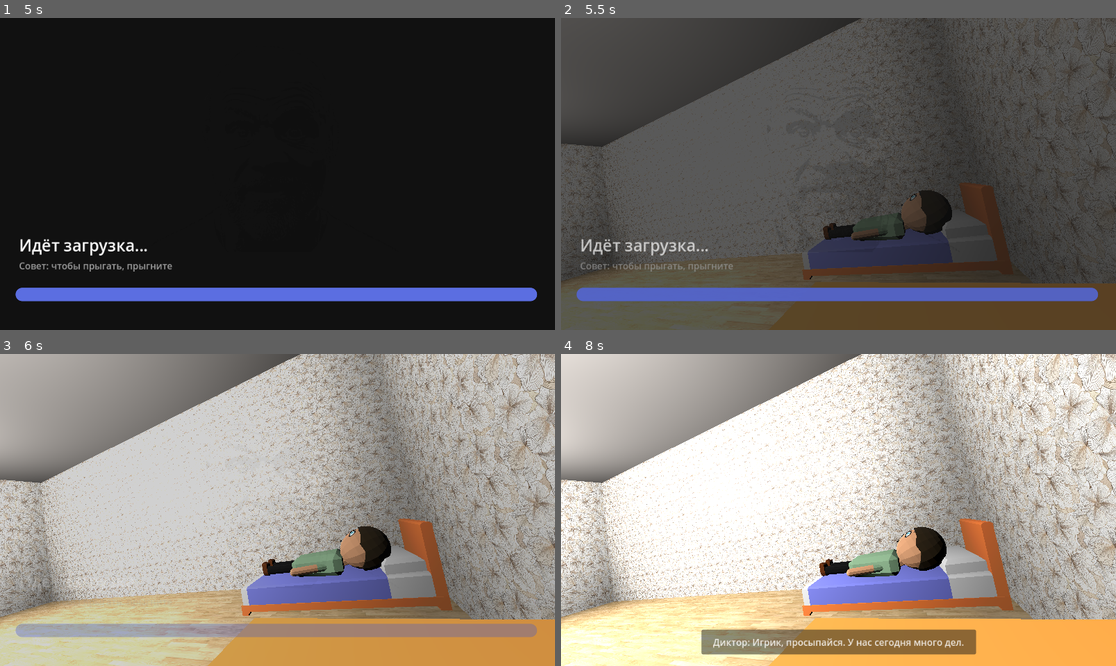
Above: before the commit, frames 1-4 (two rows, left to right).
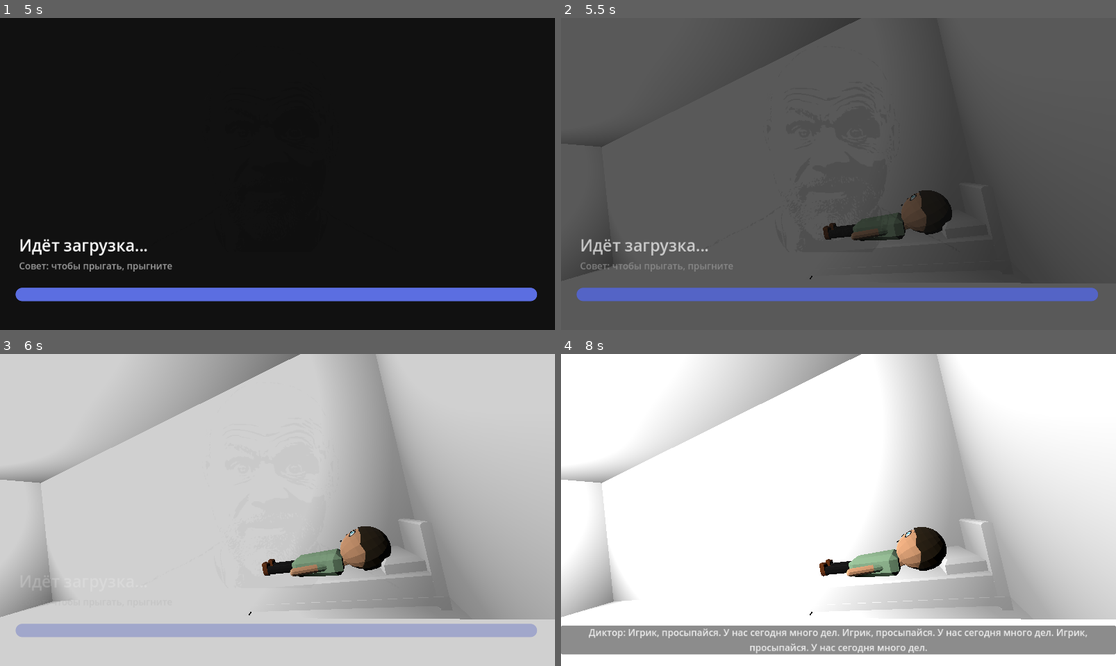
Above: after the commit, the same moments.

Repository: Roma-jpg/TheYParable
Game: Godot game, scene res://Scenes/start_room.tscn
Same seed, same stepped clock (60 frames per second), same inputs: the game is played once before the commit and once after it. This scene is started directly instead of the project's main scene. Sound files missing from this copy of the repository are replaced by a short silence.
Inputs (mouse positions are in pixels of both pictures, inside the frame that each line leads up to):
- Up to frame 1 (5 s): move the mouse to (399, 158) at 0.52 s; hold D (move_right) 0.53-1.28 s; tap E (interact) at 0.6, 1.35, 2.3, 2.85, 3.6, 4.55 s; tap Space (jump) at 0.77, 1.52, 3.02, 3.77, 4.25, 4.52 s; move the mouse to (166, 189) at 1.27 s; hold W (move_backward) 1.28-2.03 s; tap Enter at 2 s; move the mouse to (333, 105) at 2.02 s; hold D (move_right) 2.03-2.78 s; hold Shift (sprint) 2.03-2.78 s; move the mouse to (249, 236) at 2.77 s; hold S (move_forward) 2.78-3.53 s; move the mouse to (444, 220) at 3.52 s; hold A (move_left) from 3.53 s (still down); move the mouse to (111, 127) at 4.27 s; tap Shift (sprint) at 4.35 s
- Up to frame 2 (5.5 s): tap Enter at 5 s; move the mouse to (866, 174) at 5.02 s; release A (move_left) at 5.03 s; hold W (move_backward) from 5.03 s (still down); tap E (interact) at 5.1 s
- Up to frame 3 (6 s): move the mouse to (194, 432) at 5.77 s; release W (move_backward) at 5.78 s; hold D (move_right) from 5.78 s (still down); tap E (interact) at 5.85 s
- Up to frame 4 (8 s): tap Space (jump) at 6.02, 6.5, 6.77, 7.52 s; move the mouse to (960, 494) at 6.52 s; release D (move_right) at 6.53 s; hold S (move_forward) 6.53-7.28 s; hold Shift (sprint) 6.53-7.28 s; tap E (interact) at 6.8, 7.35 s; tap Enter at 7.25 s; move the mouse to (727, 525) at 7.27 s; hold D (move_right) from 7.28 s (still down)

Frame 1 is identical in both runs. In frame 2, 23% of the frame differs, in the area x 0-100%, y 0-100%; in frame 3, 58%; in frame 4, 62%.

Commit message:
Intro monologue update

Diff:
--- /dev/null
+++ b/Assets/Materials/white_standard.tres
@@ -0,0 +1,4 @@
+[gd_resource type="StandardMaterial3D" format=3 uid="uid://clom6fmotrac"]
+
+[resource]
+shading_mode = 0
--- a/Scenes/SubtitleScene.tscn
+++ b/Scenes/SubtitleScene.tscn
@@ -40,6 +40,7 @@
 [node name="Label" type="Label" parent="Control/Panel/CenterContainer"]
 layout_mode = 2
 size_flags_vertical = 1
-text = "PLACEHOLDER"
+text = "PLACEHOLDERPLACEHOLDERPLACEHOLDERPLACEHOLDERPLACEHOLDERPLACEHOLDERPLACEHOLDERPLACEHOLDERPLACEHOLDERPLACEHOLDERPLACEHOLDER"
 horizontal_alignment = 1
 vertical_alignment = 1
+clip_text = true
--- a/Scenes/player.tscn
+++ b/Scenes/player.tscn
@@ -9,7 +9,7 @@
 [sub_resource type="CapsuleShape3D" id="CapsuleShape3D_sh265"]
 radius = 0.30908203
 
-[node name="Player" type="CharacterBody3D"]
+[node name="Player" type="CharacterBody3D" groups=["player"]]
 script = ExtResource("1_4flbx")
 
 [node name="Camera3D" type="Camera3D" parent="."]
--- a/Scenes/start_room.tscn
+++ b/Scenes/start_room.tscn
@@ -7,6 +7,8 @@
 [ext_resource type="PackedScene" uid="uid://bkhssjyme4aqv" path="res://Assets/3DModels/Y_tumbochka.glb" id="4_dua0g"]
 [ext_resource type="Script" uid="uid://ui55re67owa3" path="res://Scripts/y_tumbochka.gd" id="5_dua0g"]
 [ext_resource type="PackedScene" uid="uid://cp1ksqldgf41b" path="res://Assets/3DModels/Y_lamp_nocover.glb" id="5_n4xud"]
+[ext_resource type="Material" uid="uid://1nvrnylcajfg" path="res://addons/prototype_mini_bundle/M_prototype_red.tres" id="8_qjx48"]
+[ext_resource type="Script" uid="uid://cy7wutoxwt8mu" path="res://Scripts/CubeExample4.gd" id="9_ixl8n"]
 
 [sub_resource type="Animation" id="Animation_7gtko"]
 resource_name = "walk_up"
@@ -164,6 +166,12 @@
 &"CameraPickup": SubResource("Animation_dua0g"),
 &"RESET": SubResource("Animation_n4xud")
 }
+
+[sub_resource type="SphereMesh" id="SphereMesh_7o5gw"]
+
+[sub_resource type="SphereShape3D" id="SphereShape3D_a2wcv"]
+
+[sub_resource type="BoxShape3D" id="BoxShape3D_kntqd"]
 
 [node name="StartRoom" type="Node3D"]
 script = ExtResource("1_n4xud")
@@ -257,5 +265,21 @@
 &"": SubResource("AnimationLibrary_7gtko")
 }
 
+[node name="Sphr" type="RigidBody3D" parent="."]
+transform = Transform3D(1, 0, 0, 0, 1, 0, 0, 0, 1, -6.898881, 0.58725405, -3.1310008)
+
+[node name="MeshInstance3D" type="MeshInstance3D" parent="Sphr"]
+material_override = ExtResource("8_qjx48")
+mesh = SubResource("SphereMesh_7o5gw")
+
+[node name="CollisionShape3D" type="CollisionShape3D" parent="Sphr"]
+shape = SubResource("SphereShape3D_a2wcv")
+
+[node name="Area3D" type="Area3D" parent="Sphr"]
+script = ExtResource("9_ixl8n")
+
+[node name="CollisionShape3D" type="CollisionShape3D" parent="Sphr/Area3D"]
+shape = SubResource("BoxShape3D_kntqd")
+
 [editable path="Player"]
 [editable path="Player/Y"]
--- a/Scripts/CubeExample3.gd
+++ b/Scripts/CubeExample3.gd
@@ -8,4 +8,4 @@
 	interaction_text = interaction_text
 
 func perform_interaction():
-	MonologueSystem.play_monologue("1a_Y_wake_up")
+	MonologueSystem.play_monologue("1a_see_that_camera")
--- a/Scripts/CubeExample4.gd
+++ b/Scripts/CubeExample4.gd
@@ -1,6 +1,6 @@
 extends Interactable
 
-@export var interaction_count: int = 0
+@export var switch := false
 
 func _ready():
 	super._ready()
@@ -10,9 +10,9 @@
 	interaction_text = interaction_text
 
 func perform_interaction():
-	LoadingScreen.start(
-	4.0,
-	"Совет: Чтобы идти вперёд, идите вперёд."
-	)
-	await get_tree().create_timer(5.2).timeout
-	LoadingScreen.allow_fade_out()
+	if !switch:
+		MaterialManager.make_objects_white()
+		switch = true
+	else:
+		MaterialManager.revert_objects()
+		switch = false
--- /dev/null
+++ b/Scripts/MaterialManager.gd
@@ -0,0 +1,58 @@
+extends Node
+
+# Preload or instance the white material
+var white_material: StandardMaterial3D = null
+var original_materials: Dictionary = {}  # MeshInstance3D -> original Material
+
+func _ready():
+	white_material = StandardMaterial3D.new()
+	white_material.albedo_color = Color.WHITE
+	white_material.shading_mode = BaseMaterial3D.SHADING_MODE_PER_PIXEL	# ← this is what you want for pure flat color
+	white_material.vertex_color_use_as_albedo = false
+	# Optional: disable all maps/textures just in case
+	white_material.albedo_texture = null
+	white_material.normal_enabled = false
+	white_material.roughness = 1.0
+	white_material.metallic = 0.0
+
+# Function to apply white override to all non-player meshes
+func make_objects_white():
+	print("making objects white.")
+	if not original_materials.is_empty():
+		return	# Already applied; call revert first if needed
+
+	var player_nodes = get_tree().get_nodes_in_group("player")
+	if player_nodes.is_empty():
+		printerr("No player found in group 'player'")
+		return
+
+	var player = player_nodes[0]	# Assuming one player
+
+	var scene_root = get_tree().current_scene
+	if not scene_root:
+		printerr("No current scene yet!")
+		return
+
+	var all_meshes = scene_root.find_children("*", "MeshInstance3D", true, true)
+
+	print("Found %d MeshInstance3D nodes" % all_meshes.size())
+
+	for mesh in all_meshes:
+		# Skip anything that is part of the player (player itself + descendants)
+		if player.is_ancestor_of(mesh) or mesh == player:
+			print("Skipping player mesh: ", mesh.get_path())
+			continue
+
+		# Optional: extra safety if player has weird setup
+		# if mesh.is_descendant_of(player):	# same as player.is_ancestor_of(mesh)
+		#	 continue
+
+		original_materials[mesh] = mesh.material_override
+		mesh.material_override = white_material
+		print("Whitened: ", mesh.get_path())
+
+# Function to revert to originals
+func revert_objects():
+	for mesh in original_materials.keys():
+		mesh.material_override = original_materials[mesh]
+	original_materials.clear()
--- a/Scripts/MonologueSystem.gd
+++ b/Scripts/MonologueSystem.gd
@@ -57,7 +57,7 @@
 	monologues = {
 		"1a_now_you_can_move": "Вот, теперь ты можешь двигаться.",
 		"1a_no_anim": "А, точно, у тебя же еще нету анимации. Секунду.",
-		"1a_Y_wake_up": "Игрик, просыпайся. У нас сегодня много дел.",
+		"1a_Y_wake_up": "Игрик, просыпайся. У нас сегодня много дел. Игрик, просыпайся. У нас сегодня много дел. Игрик, просыпайся. У нас сегодня много дел.",
 		"1a_see_that_camera": "Видишь вон ту камеру на тумбочке? Подойди к ней и надень ее на голову."
 	}
 	print("Монологи загружены: ", monologues.size(), " записей")
--- a/Scripts/SubtitleDisplay.gd
+++ b/Scripts/SubtitleDisplay.gd
@@ -13,6 +13,11 @@
 	# Подключаемся к системе монологов
 	MonologueSystem.subtitle_changed.connect(_on_subtitle_changed)
 	hide_subtitle()
+
+	subtitle_label.autowrap_mode = TextServer.AUTOWRAP_WORD
+	subtitle_label.horizontal_alignment = HORIZONTAL_ALIGNMENT_CENTER
+	subtitle_label.vertical_alignment = VERTICAL_ALIGNMENT_CENTER
+
 
 	# Настраиваем начальный размер
 	subtitle_panel.custom_minimum_size = Vector2(min_width, 50)
@@ -42,45 +47,37 @@
 	tween.tween_property(subtitle_panel, "modulate", Color.WHITE, 0.3).from(Color.TRANSPARENT)
 
 func adjust_panel_size():
-	"""Автоматически подгоняет размер панели под текст"""
+	# Clamp panel width so wrapping can happen
+	subtitle_panel.custom_minimum_size.x = min_width
 
-	# Получаем размер текста в Label
-	var font = subtitle_label.get_theme_font("font")
-	var font_size = subtitle_label.get_theme_font_size("font_size")
-	var text_width = font.get_string_size(subtitle_label.text, HORIZONTAL_ALIGNMENT_CENTER, -1, font_size).x
-	var text_height = font.get_string_size(subtitle_label.text, HORIZONTAL_ALIGNMENT_CENTER, max_width, font_size).y
+	var label_size = subtitle_label.get_minimum_size()
 
-	# Добавляем отступы MarginContainer
 	var margin_left = margin_container.get_theme_constant("margin_left")
 	var margin_right = margin_container.get_theme_constant("margin_right")
 	var margin_top = margin_container.get_theme_constant("margin_top")
 	var margin_bottom = margin_container.get_theme_constant("margin_bottom")
 
-	# Рассчитываем конечный размер
 	var final_width = clamp(
-		text_width + margin_left + margin_right + padding.x * 2,
+		label_size.x + margin_left + margin_right + padding.x * 2,
 		min_width,
 		max_width
 	)
 
-	var final_height = text_height + margin_top + margin_bottom + padding.y * 2
+	var final_height = label_size.y + margin_top + margin_bottom + padding.y * 2
 
-	# Устанавливаем размер панели
 	subtitle_panel.custom_minimum_size = Vector2(final_width, final_height)
 
-	# Также устанавливаем текущий размер
-	subtitle_panel.size = Vector2(final_width, final_height)
+
 
 func center_panel():
-	"""Центрирует панель внизу экрана"""
 	var viewport_size = get_viewport().get_visible_rect().size
 	var panel_size = subtitle_panel.size
 
-	# Позиция внизу с отступом
-	var pos_x = (viewport_size.x - panel_size.x) / 2
-	var pos_y = viewport_size.y - panel_size.y - 20  # 20px от низа
+	subtitle_panel.global_position = Vector2(
+		(viewport_size.x - panel_size.x) / 2,
+		viewport_size.y - panel_size.y - 20
+	)
 
-	subtitle_panel.position = Vector2(pos_x, pos_y)
 
 func hide_subtitle():
 	# Анимация исчезновения
--- a/Scripts/start_room.gd
+++ b/Scripts/start_room.gd
@@ -10,6 +10,7 @@
 	LoadingScreen.fade_time = 0
 	LoadingScreen.start(4, "Совет: чтобы прыгать, прыгните")
 
+	MaterialManager.make_objects_white()
 	camera_animation_player.play("CameraPickup")
 	camera_animation_player.stop()          # stop at current frame
 	camera_animation_player.seek(0.0, true)
@@ -54,6 +55,9 @@
 	print("done")
 	_unlock_player_controls()
 
+	await get_tree().create_timer(2.0).timeout
+
+
 func _lock_player_controls():
 	Input.set_mouse_mode(Input.MOUSE_MODE_VISIBLE)
 	for p in get_tree().get_nodes_in_group("player"):
--- a/project.godot
+++ b/project.godot
@@ -20,11 +20,16 @@
 MonologueSystem="*res://Scripts/MonologueSystem.gd"
 Console="*res://Scenes/console.tscn"
 LoadingScreen="*res://Scenes/loading_screen.tscn"
+MaterialManager="*res://Scripts/MaterialManager.gd"
 
 [display]
 
 window/size/viewport_width=960
 window/size/viewport_height=540
+
+[global_group]
+
+player=""
 
 [input]
 
Not shown: 1 places in Scenes/start_room.tscn that only renumber resources
Not shown, added: Scripts/MaterialManager.gd.uid
Not shown, added: Assets/Audio/Monologues/0a_90s_graphics.wav
Not shown, added: Assets/Audio/Monologues/0a_I_chose_godot.wav
Not shown, added: Assets/Audio/Monologues/0a_but_first_theory.wav
Not shown, added: Assets/Audio/Monologues/0a_engine_is.wav
Not shown, added: Assets/Audio/Monologues/0a_godot_is_simple.wav
Not shown, added: Assets/Audio/Monologues/0a_hello.wav
Not shown, added: Assets/Audio/Monologues/0a_intro_done.wav
Not shown, added: Assets/Audio/Monologues/0a_many_engines_exist.wav
Not shown, added: Assets/Audio/Monologues/0a_you_will_learn.wav
